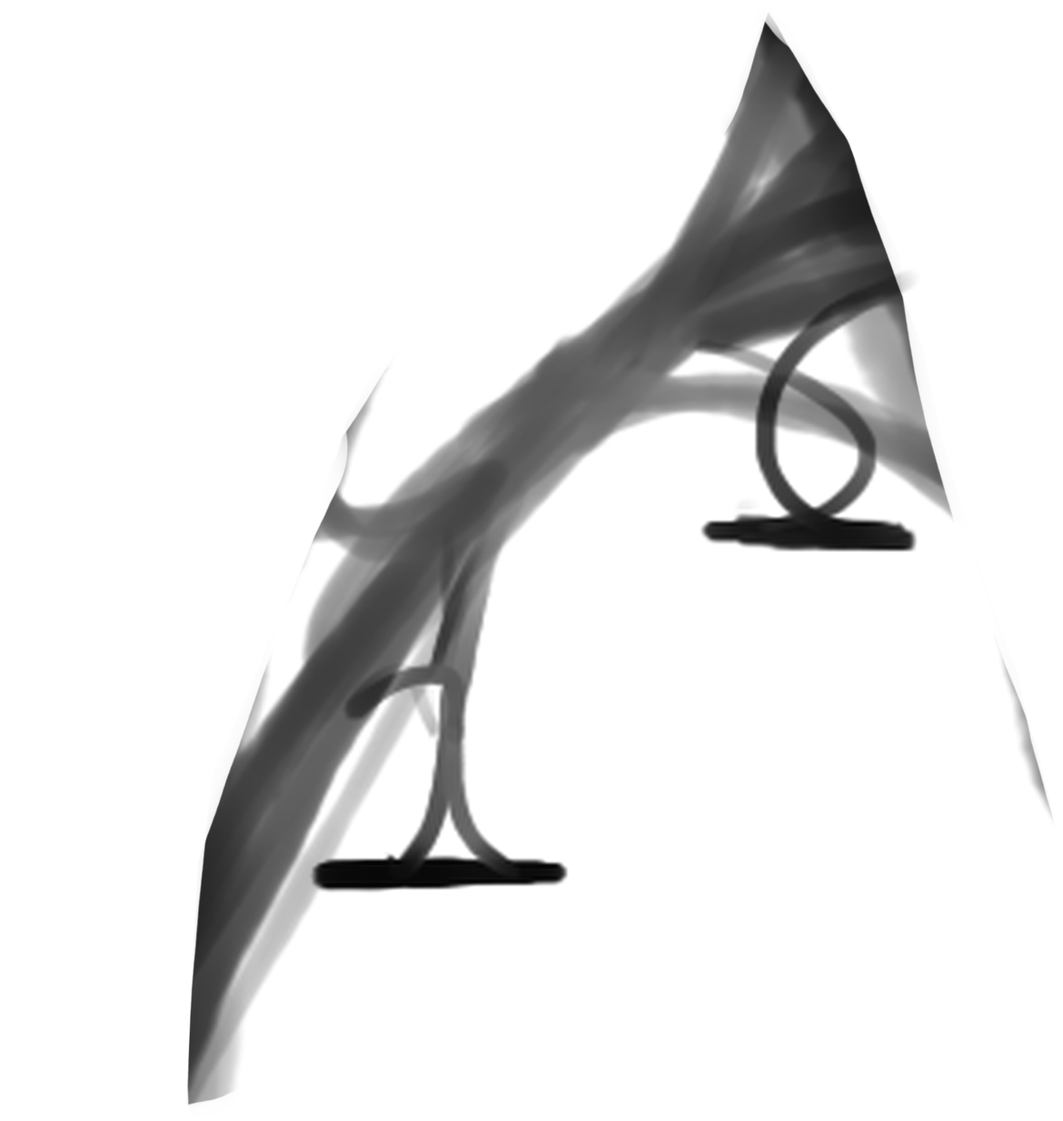
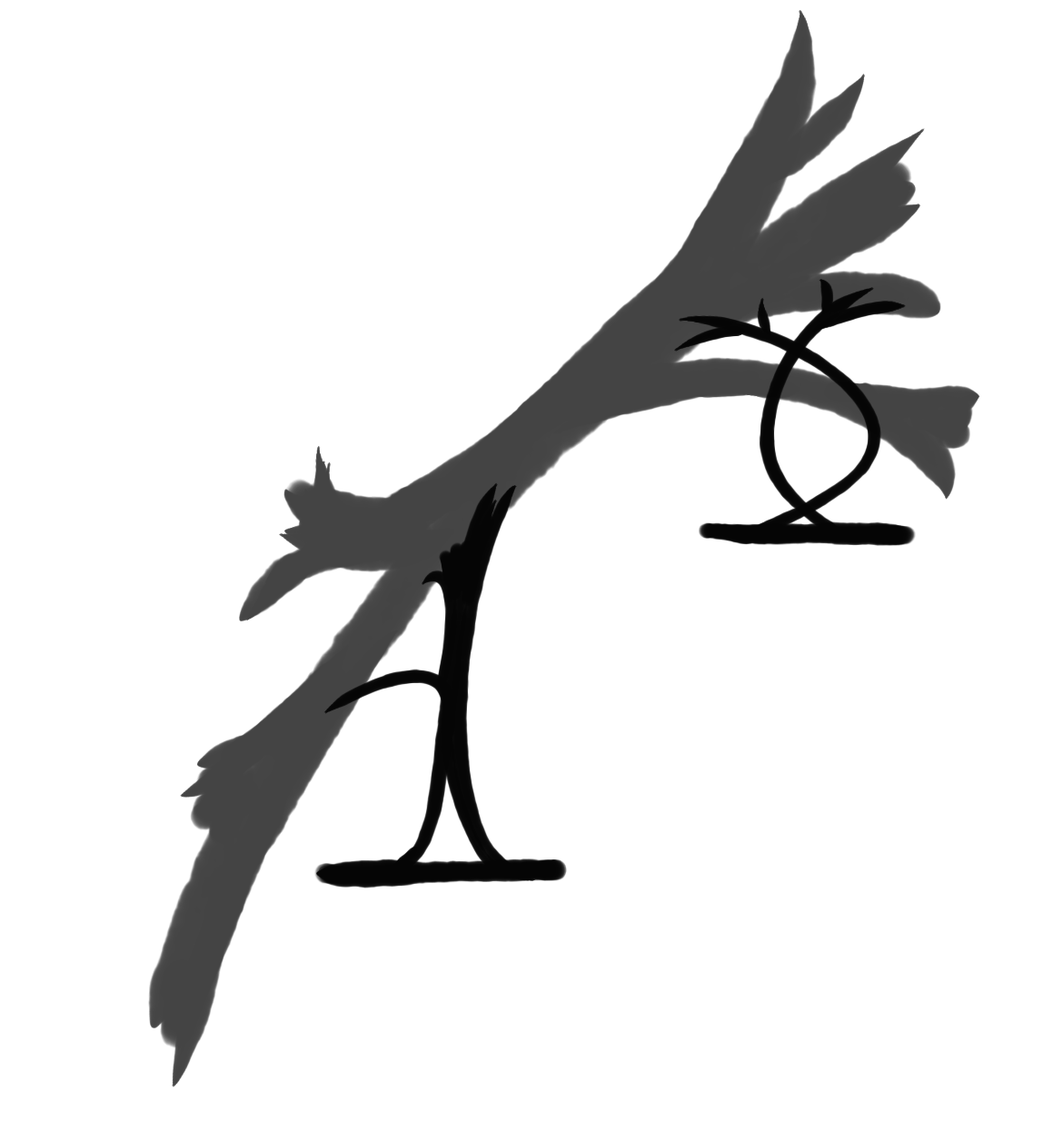
Layers edited between the first and the second 1063 × 1121 image:
added layer "レイヤー8" above "レイヤー9" over [313, 521, 916, 889]
added layer "レイヤー9" above "レイヤー7" over [324, 278, 906, 882]
added layer "レイヤー7" (75%) above "rough" over [148, 9, 981, 1088]
hid group "rough" (2 layers), opacity 100% → 74% over [186, 9, 1055, 1111]
painted on "geteken" over [186, 376, 379, 1111]
